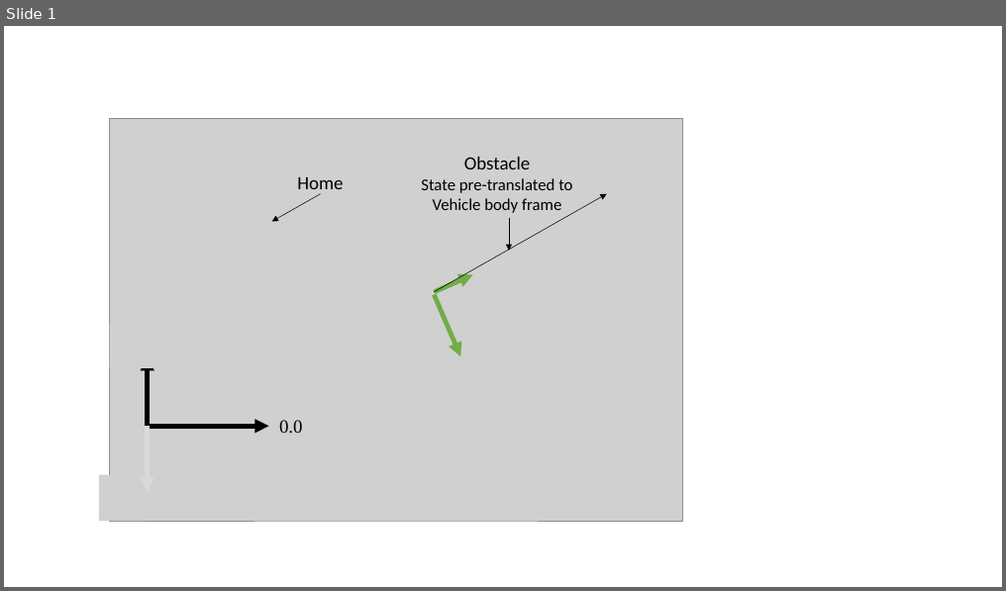
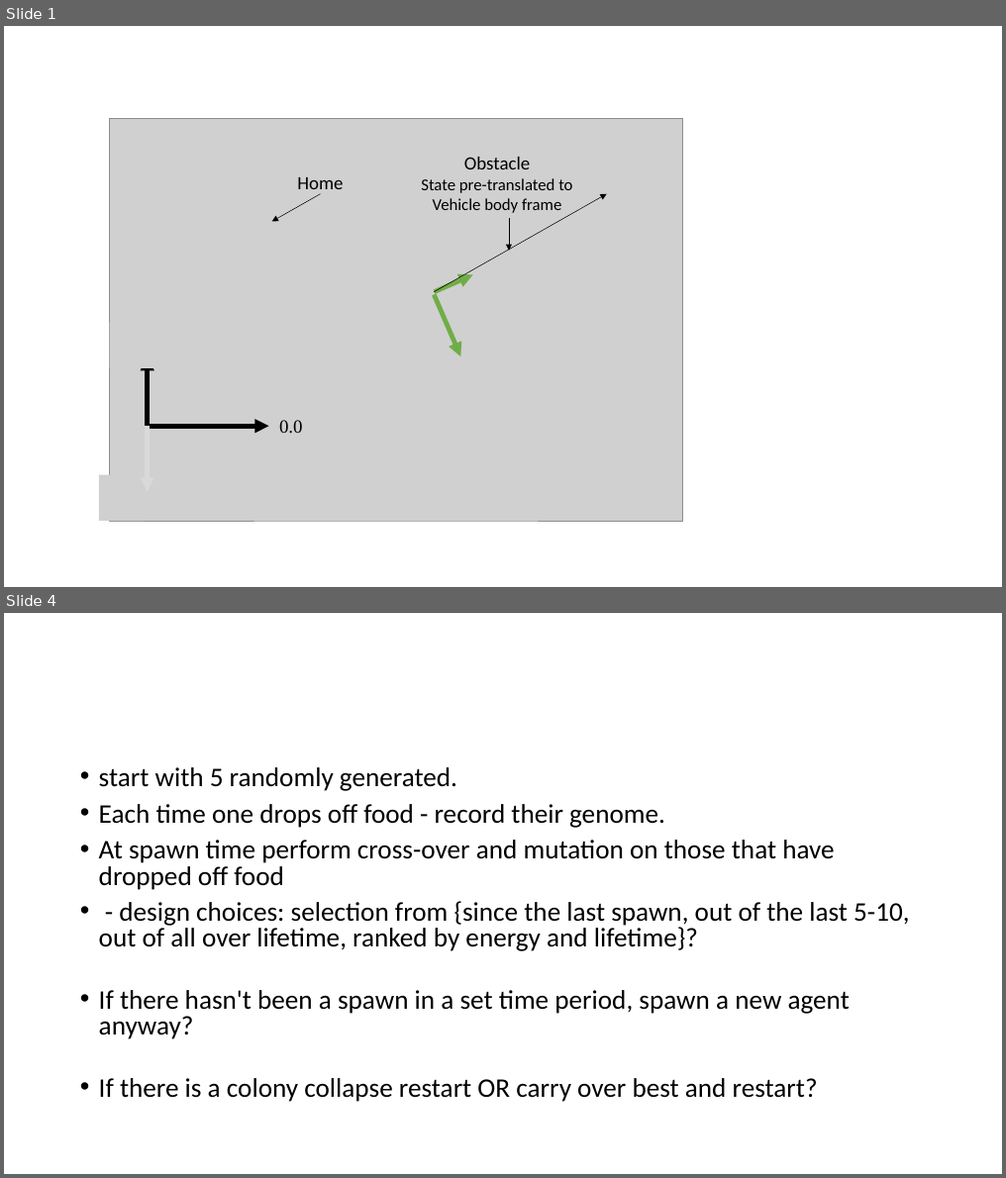
Before and after one commit to Skorpianking/EchoWorld, a slide deck: images/VehicleFrames.pptx. Shown one above the other, each under a label of ours: slide 1 before the commit, slides 1 and 4 after it; the slides between them are not shown. The pictures are 1006x591 and 1006x1178 pixels, drawn with LibreOffice and Linux fonts; fonts in the diff are those of the drawing; grey boxes stand for pictures. Boxes give left, top, right and bottom in pixels: in the first picture for what was removed or moved away, otherwise in the second. Text is boxed around its words. In the diff, an @@ line names an element or a change of style, - is before the commit and + after.

```diff
--- a/images/VehicleFrames.pptx
+++ b/images/VehicleFrames.pptx
@@ slide 4 added at box(4, 613, 1002, 1174), background #FFFFFF @@
@@ text added at box(99, 767, 909, 1102), 25.9 pt, text #000000 @@
+• start with 5 randomly generated.
+• Each time one drops off food - record their genome.
+• At spawn time perform cross-over and mutation on those that have dropped off food
+• - design choices: selection from {since the last spawn, out of the last 5-10, out of all over lifetime, ranked by energy and lifetime}?
+• If there hasn't been a spawn in a set time period, spawn a new agent anyway?
+• If there is a colony collapse restart OR carry over best and restart?
```
Also in this commit, not shown: 3 other slides added, 17 other files.
